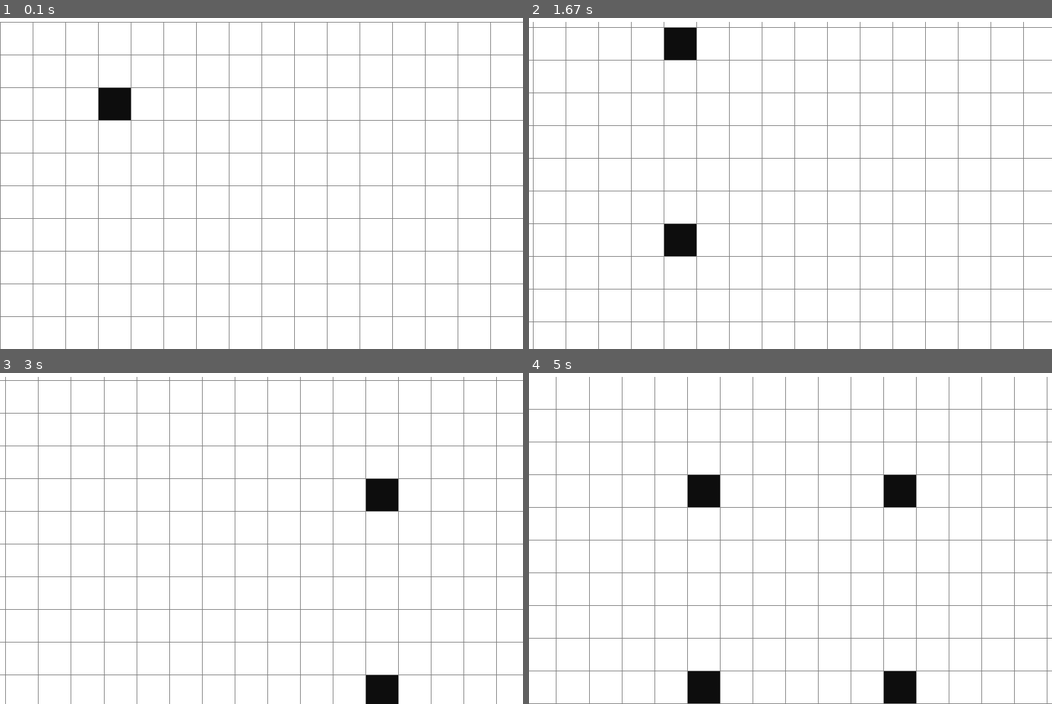
Above: before the commit, frames 1-4 (two rows, left to right).
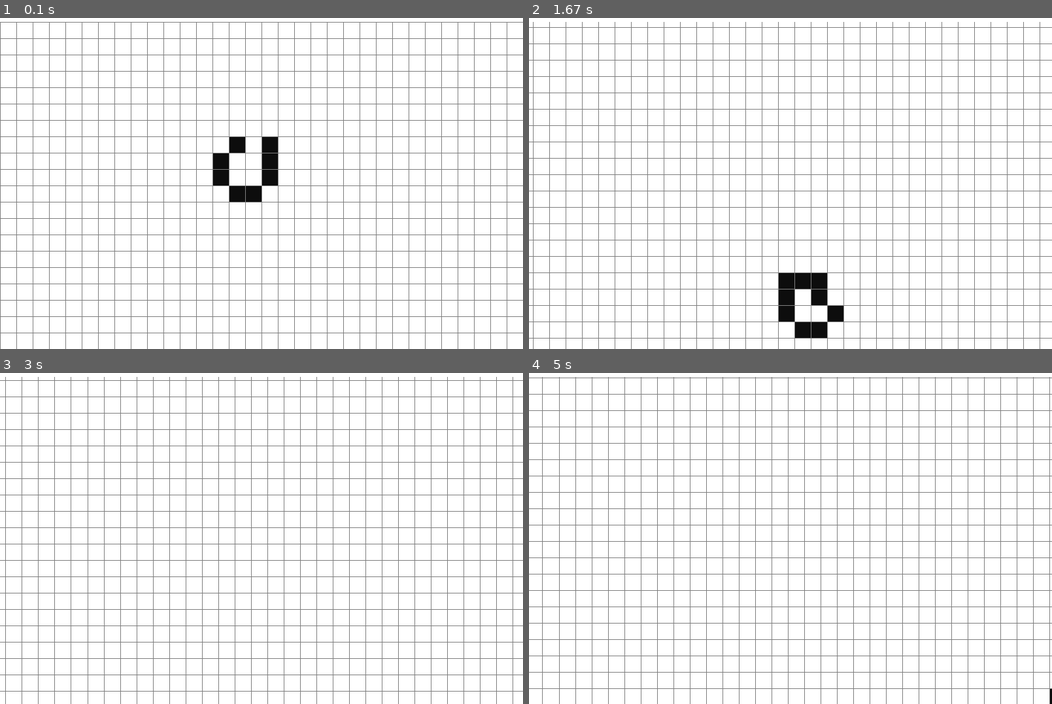
Above: after the commit, the same moments.

Repository: Aniruddha-Deb/PyGameOfLife
Game: pygame game, started from pygameoflife/__main__.py
Same seed, same stepped clock (60 frames per second), same inputs: the game is played once before the commit and once after it.
Inputs (mouse positions are in pixels of both pictures, inside the frame that each line leads up to):
- Up to frame 1 (0.1 s): no input
- Up to frame 2 (1.67 s): click (790, 153) at 0.38 s; press the mouse at (790, 153) at 0.7 s; move the mouse to (821, 170) at 0.8 s; release the mouse at (853, 186) at 0.93 s; press the mouse at (790, 153) at 1.13 s; move the mouse to (780, 203) at 1.23 s; release the mouse at (764, 256) at 1.37 s; press the mouse at (790, 153) at 1.6 s
- Up to frame 3 (3 s): move the mouse to (329, 538) at 1.7 s; release the mouse at (397, 568) at 1.83 s; press the mouse at (261, 508) at 2.1 s; move the mouse to (350, 558) at 2.2 s; move the mouse to (444, 611) at 2.3 s; release the mouse at (444, 611) at 2.33 s; press the mouse at (261, 508) at 2.63 s; move the mouse to (313, 472) at 2.73 s; release the mouse at (371, 439) at 2.87 s
- Up to frame 4 (5 s): press the mouse at (790, 508) at 3.17 s; move the mouse to (848, 459) at 3.27 s; release the mouse at (905, 412) at 3.4 s; press the mouse at (790, 508) at 3.7 s; move the mouse to (732, 472) at 3.8 s; release the mouse at (675, 439) at 3.93 s; press the mouse at (790, 508) at 4.3 s; move the mouse to (712, 581) at 4.4 s; release the mouse at (633, 654) at 4.53 s; press the mouse at (790, 508) at 4.83 s; move the mouse to (738, 521) at 4.93 s

The runs differ from the first frame. In frame 1, 5.5% of the frame differs, in the area x 0-100%, y 1-100%; in frame 2, 6.3%; in frame 3, 4.9%; in frame 4, 14%.

Commit message:
Barebones model working! Yesss

Diff:
--- a/pygameoflife/app.py
+++ b/pygameoflife/app.py
@@ -1,6 +1,8 @@
 import pygame
+import math
 from pygame import Vector2
 
+import pygameoflife.renderer
 from pygameoflife.renderer import Renderer, Camera
 from pygameoflife.game import Game
 
@@ -17,13 +19,14 @@
 
 		self.game = Game()
 		# testing only
-		self.game.activate_cell((3,-3))
-		self.game.activate_cell((-3,-3))
-		self.game.activate_cell((-3,3))
-		self.game.activate_cell((3,3))
+		self.game.activate_cell((5,-5))
+		self.game.activate_cell((6,-5))
+		self.game.activate_cell((6,-6))
+		self.game.activate_cell((6,-4))
+		self.game.activate_cell((7,-4))
 
 		self.renderer = Renderer(self.win_surf)
-		self.camera = Camera(Vector2(0,0), 50)
+		self.camera = Camera(Vector2(-9,5), 25)
 
 		self.renderer.render_grid(self.camera)
 		self.renderer.render_cells(self.camera, self.game)
@@ -33,24 +36,77 @@
 		self.shift_pressed = False
 		self.prev_mouse_loc = None
 
+	def get_cell_at(self, pos: Vector2):
+		x = pos.x/self.camera.get_scale()
+		y = (pos.y-pygameoflife.renderer.HDR_HEIGHT)/self.camera.get_scale()
+
+		cx = math.floor(self.camera.pos.x+x)
+		cy = math.floor(self.camera.pos.y-y)
+
+		return (cx, cy)
+
+	def get_cell_at_lazy(self, pos: Vector2):
+		x = pos.x/self.camera.get_scale()
+		y = (pos.y-pygameoflife.renderer.HDR_HEIGHT)/self.camera.get_scale()
+
+		cxf = self.camera.pos.x+x
+		cyf = self.camera.pos.y-y
+		cx = math.floor(cxf)
+		cy = math.floor(cyf)
+
+		if cxf-cx < 0.2:
+			cx -= 1
+		elif cxf-cx > 0.8:
+			cx += 1
+
+		if cyf-cy < 0.2:
+			cy -= 1
+		elif cyf-cy > 0.8:
+			cy += 1
+
+		return (cx, cy)
+
+	def toggle_cell_at(self, pos: Vector2):
+		self.game.toggle_cell(self.get_cell_at(pos))
+
+	def activate_cell_at(self, pos: Vector2):
+		cell = self.get_cell_at(pos)
+		if not self.game.is_alive(cell):
+			self.game.activate_cell(cell)
+
+	def deactivate_cell_at(self, pos: Vector2):
+		cell = self.get_cell_at(pos)
+		if self.game.is_alive(cell):
+			self.game.deactivate_cell(cell)
+
 	def handle_mouse_down_event(self, evt):
-		if evt.button == 1:
-			self.dragging = True
+		if evt.button == pygame.BUTTON_LEFT:
 			self.prev_mouse_loc = Vector2(evt.pos)
 
 	def handle_mouse_up_event(self, evt):
-		if evt.button == 1:
+		if evt.button == pygame.BUTTON_LEFT:
+			if not self.dragging:
+				# just a click
+				self.toggle_cell_at(self.prev_mouse_loc)
+				self.renderer.render_grid(self.camera)
+				self.renderer.render_cells(self.camera, self.game)
 			self.dragging = False
 
 	def handle_mouse_motion_event(self, evt):
-		if self.dragging:
-			loc = Vector2(evt.pos)
-			delta = (loc - self.prev_mouse_loc)
-			delta.x *= -1
-			self.camera.pos += delta/self.camera.get_scale()
-			self.prev_mouse_loc = loc
+		if evt.buttons[0]:
+			self.dragging = True
+			curr_pos = Vector2(evt.pos)
+			if pygame.key.get_pressed()[pygame.K_LSHIFT] or pygame.key.get_pressed()[pygame.K_RSHIFT]:
+				self.activate_cell_at(curr_pos)
+			elif pygame.key.get_pressed()[pygame.K_LCTRL] or pygame.key.get_pressed()[pygame.K_RCTRL]:
+				self.deactivate_cell_at(curr_pos)
+			else:
+				delta = Vector2(curr_pos - self.prev_mouse_loc)
+				delta.x *= -1
+				self.camera.pos += delta/self.camera.get_scale()
 			self.renderer.render_grid(self.camera)
 			self.renderer.render_cells(self.camera, self.game)
+			self.prev_mouse_loc = curr_pos
 
 	def handle_mouse_wheel_event(self, evt):
 		self.camera.add_to_scale(evt.y)
@@ -86,11 +142,19 @@
 			pygame.VIDEORESIZE: self.handle_video_resize_event
 		}
 
+		time = 0
 		while self.is_running:
 			evts = [e for e in pygame.event.get() if e.type in evt_dict]
 			for evt in evts:
 				evt_dict[evt.type](evt) # run method corresponsing to event
 
+			time = pygame.time.get_ticks()
+			if (time%500 < 2):
+				print("updating time")
+				self.game.update()
+				self.renderer.render_grid(self.camera)
+				self.renderer.render_cells(self.camera, self.game)
+
 			if self.renderer.surface_changed:
 				pygame.display.update()
 				self.renderer.surface_changed = False
--- a/pygameoflife/renderer.py
+++ b/pygameoflife/renderer.py
@@ -45,8 +45,8 @@
 		camx, camy = camera.pos
 		x = math.floor(camx)
 		y = math.floor(camy)
-		nx = math.floor(w/scale + 1)
-		ny = math.floor((h-HDR_HEIGHT)/scale + 1)
+		nx = math.floor(w/scale + 2)
+		ny = math.floor((h-HDR_HEIGHT)/scale + 2)
 		rx, ry = (0,0)
 		cx, cy = ((x-camx)*scale, HDR_HEIGHT-(y+1-camy)*scale)
 		while rx < nx:
